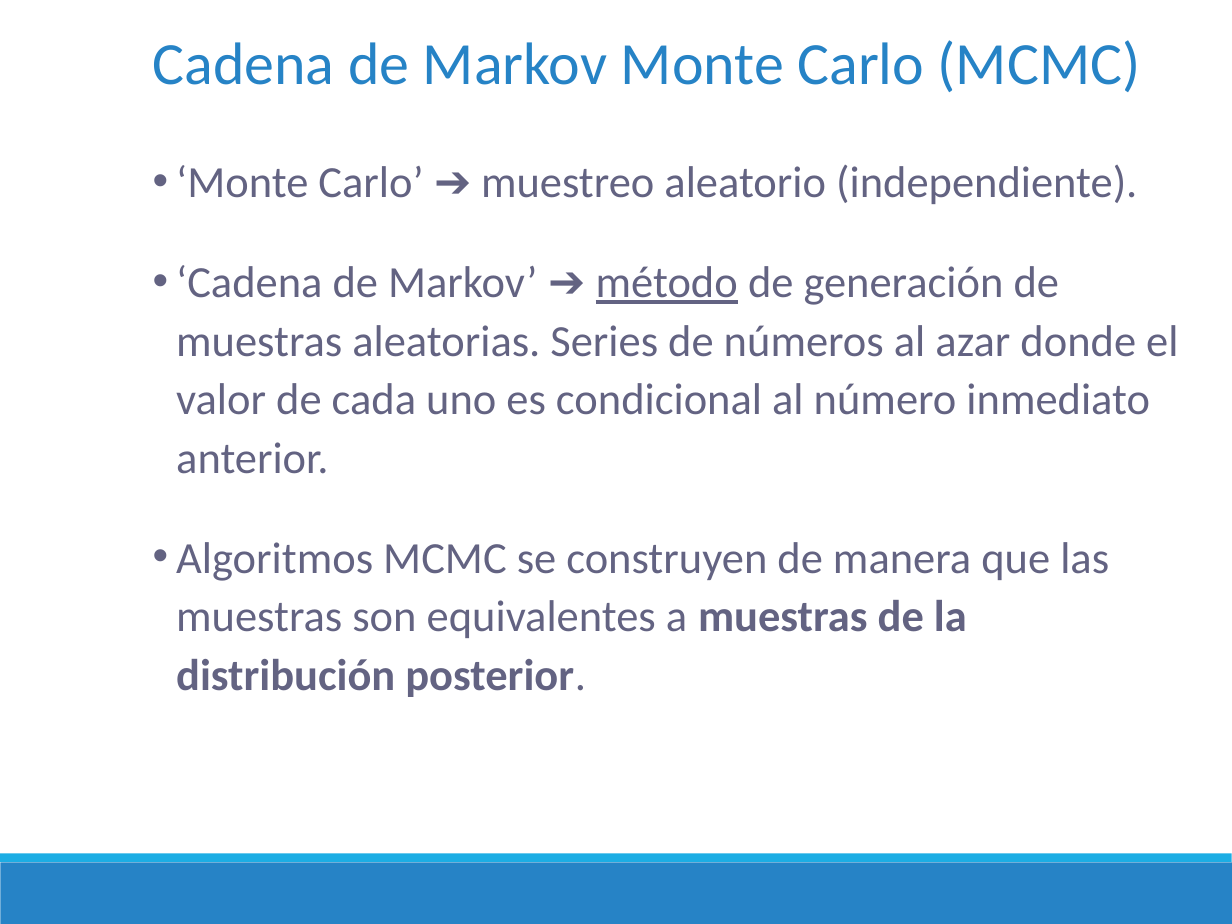
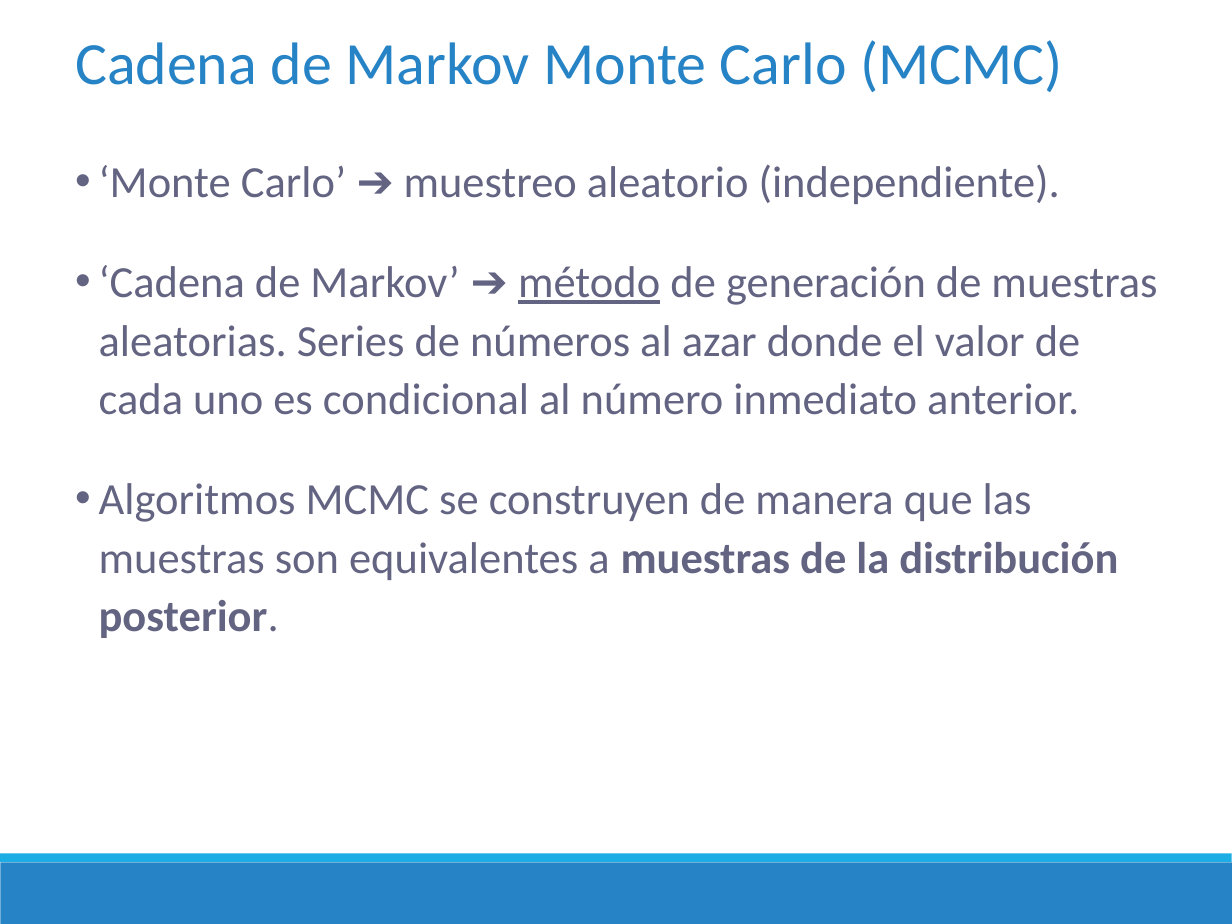
Before and after one commit to DrIgoA/Curso-Ocupacion23, a slide deck: slide 26 of ppt/Modulo 3_Ocupacion2023.pptx. Drawn at 1232x924 pixels with LibreOffice and Linux fonts; fonts in the diff are those of the drawing. Boxes give left, top, right and bottom in pixels: in the first picture for what was removed or moved away, otherwise in the second. Text is boxed around its words. In the diff, an @@ line names an element or a change of style, - is before the commit and + after.

```diff
--- a/ppt/Modulo 3_Ocupacion2023.pptx
+++ b/ppt/Modulo 3_Ocupacion2023.pptx
@@ text "Cadena de Markov Monte Carlo ...": place and size @@
-text "Cadena de Markov Monte Carlo ..." at (153,40,1141,92)
+text "Cadena de Markov Monte Carlo ..." at (75,40,1063,92)
@@ text "‘Monte Carlo’ ➔ muestreo aleatorio ..." rewrapped from (176,165,1178,697) to (99,164,1157,638) @@
```
Also in this commit, not shown: 16 other slides changed, 1 slide added, 1 slide removed, 2 other files.
